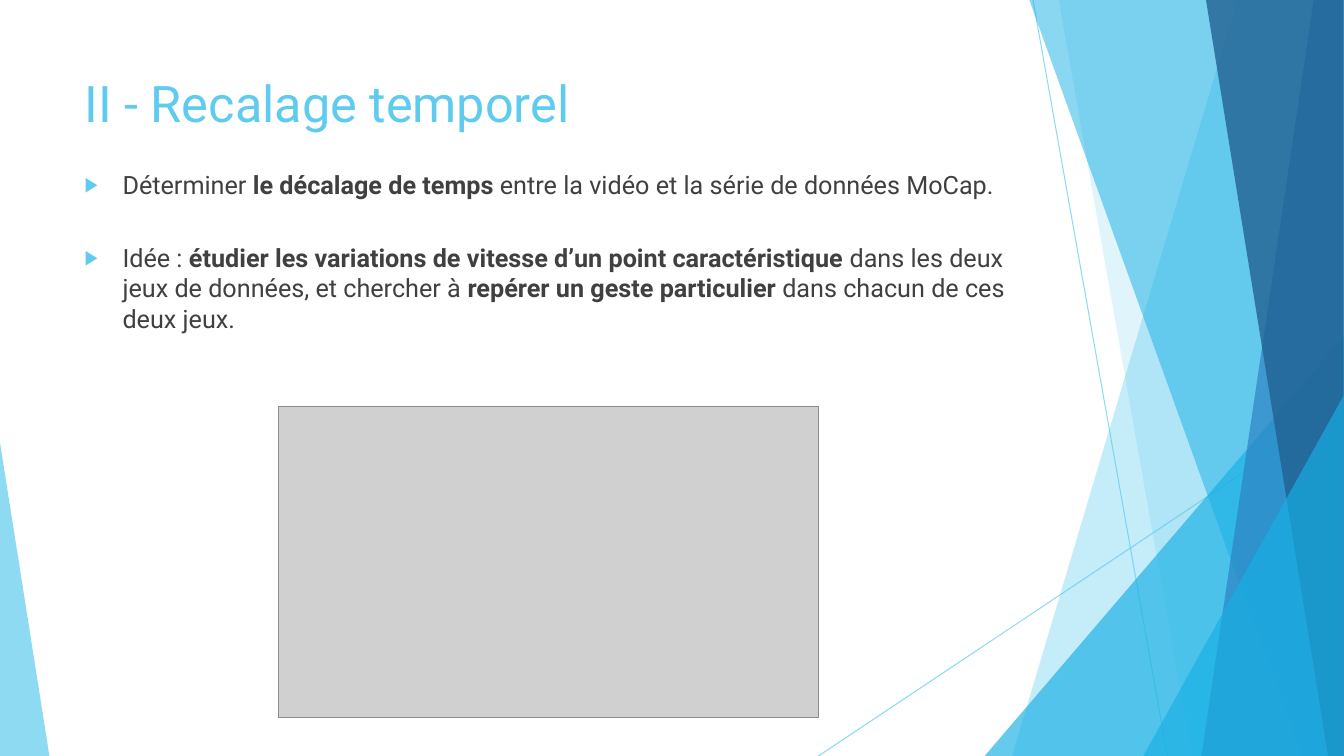
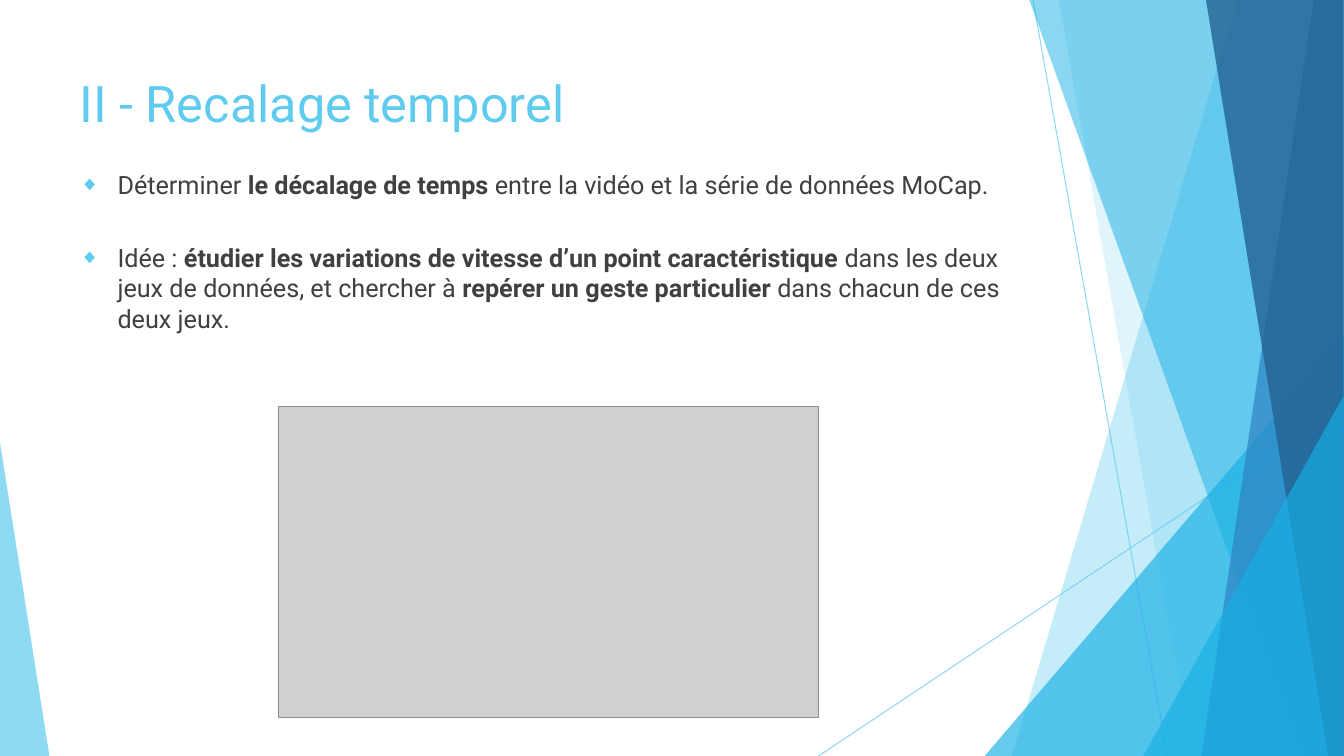
Before and after one commit to marc921/GesteIA, a slide deck: slide 6 of Présentation.pptx. Drawn at 1344x756 pixels with LibreOffice and Linux fonts; fonts in the diff are those of the drawing; grey boxes stand for pictures. Boxes give left, top, right and bottom in pixels: in the first picture for what was removed or moved away, otherwise in the second. Text is boxed around its words. In the diff, an @@ line names an element or a change of style, - is before the commit and + after.

```diff
--- a/Présentation.pptx
+++ b/Présentation.pptx
@@ title "II - Recalage temporel": place and size @@
-title "II - Recalage temporel" at bbox=[85, 84, 570, 133]
+title "II - Recalage temporel" at bbox=[80, 84, 564, 133]
@@ text "Déterminer le décalage de temps ..." at bbox=[118, 175, 1000, 334]: bullet ▶ to ◆ @@
```
Also in this commit, not shown: 9 other slides changed.
